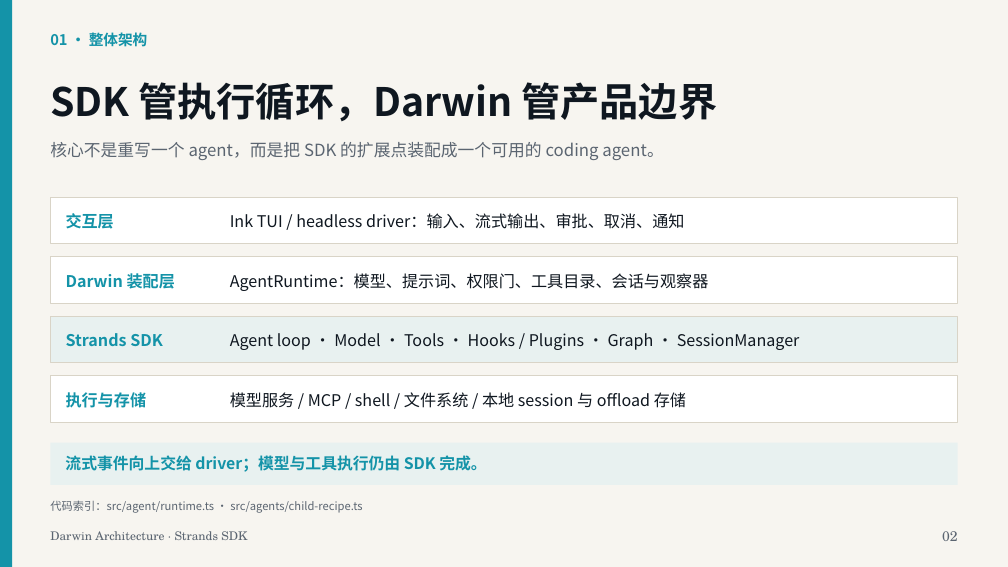
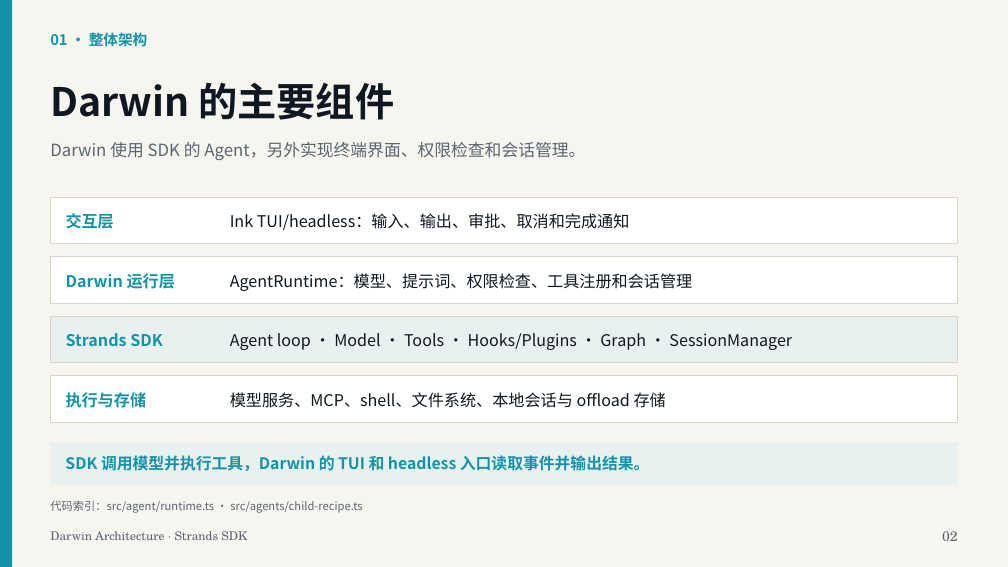
Before and after one commit to xiehust/strands-darwin, a slide deck: slide 2 of docs/ppt/darwin-architecture-strands-sdk.zh-CN.pptx. Drawn at 1008x567 pixels with LibreOffice and Linux fonts; fonts in the diff are those of the drawing. Boxes give left, top, right and bottom in pixels: in the first picture for what was removed or moved away, otherwise in the second. Text is boxed around its words. In the diff, an @@ line names an element or a change of style, - is before the commit and + after.

```diff
--- a/docs/ppt/darwin-architecture-strands-sdk.zh-CN.pptx
+++ b/docs/ppt/darwin-architecture-strands-sdk.zh-CN.pptx
@@ text at bbox=[50, 82, 395, 120]: text changed @@
-SDK 管执行循环，Darwin 管产品边界
+Darwin 的主要组件
@@ text at bbox=[50, 142, 585, 160]: text changed @@
-核心不是重写一个 agent，而是把 SDK 的扩展点装配成一个可用的 coding agent。
+Darwin 使用 SDK 的 Agent，另外实现终端界面、权限检查和会话管理。
@@ text at bbox=[230, 213, 630, 230]: text changed @@
-Ink TUI / headless driver：输入、流式输出、审批、取消、通知
+Ink TUI/headless：输入、输出、审批、取消和完成通知
@@ text at bbox=[66, 273, 175, 289]: text changed @@
-Darwin 装配层
+Darwin 运行层
@@ text at bbox=[230, 273, 693, 291]: text changed @@
-AgentRuntime：模型、提示词、权限门、工具目录、会话与观察器
+AgentRuntime：模型、提示词、权限检查、工具注册和会话管理
@@ text at bbox=[230, 333, 792, 350]: spaces changed @@
-Agent loop · Model · Tools · Hooks / Plugins · Graph · SessionManager
+Agent loop · Model · Tools · Hooks/Plugins · Graph · SessionManager
@@ text at bbox=[230, 392, 666, 408]: text changed @@
-模型服务 / MCP / shell / 文件系统 / 本地 session 与 offload 存储
+模型服务、MCP、shell、文件系统、本地会话与 offload 存储
@@ text at bbox=[65, 455, 650, 471]: text changed @@
-流式事件向上交给 driver；模型与工具执行仍由 SDK 完成。
+SDK 调用模型并执行工具，Darwin 的 TUI 和 headless 入口读取事件并输出结果。
```
Also in this commit, not shown: 20 other slides changed, 2 other files.
